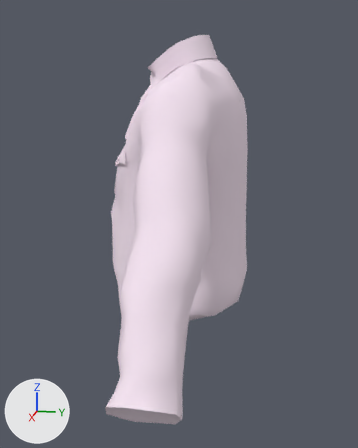
Renders of the Blender file _workfiles/cop.blend from each side of a commit.
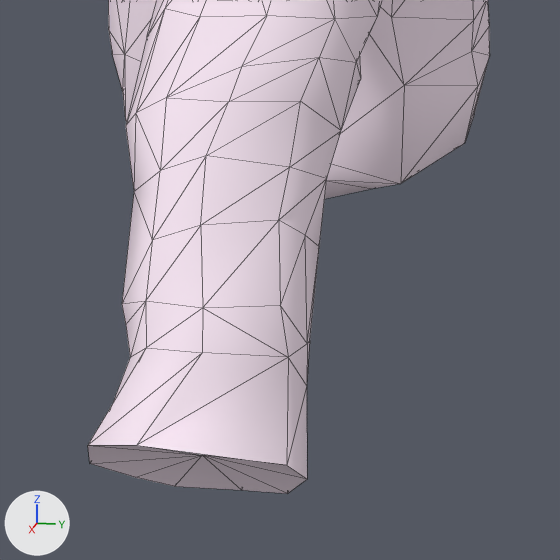
Old and new are each drawn whole from a 50 mm lens placed at (47.8, 9.4, 58.3), pointed at (1.1, 0.1, 46.6) and again close up on the part from 21% to 76% of the width and 56% to 100% of the height. Every picture has the same lights, and +X, +Y and +Z are marked at lower left. The close-ups show mesh edges as thin lines.

Names of what the first close-up shows: 'nypdmale_07_b_body'.
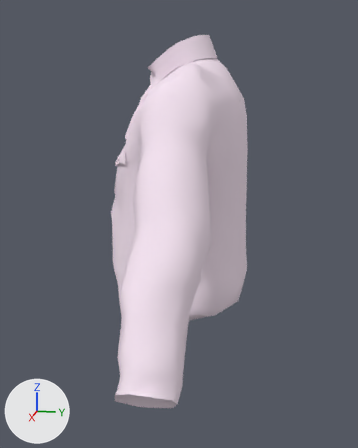
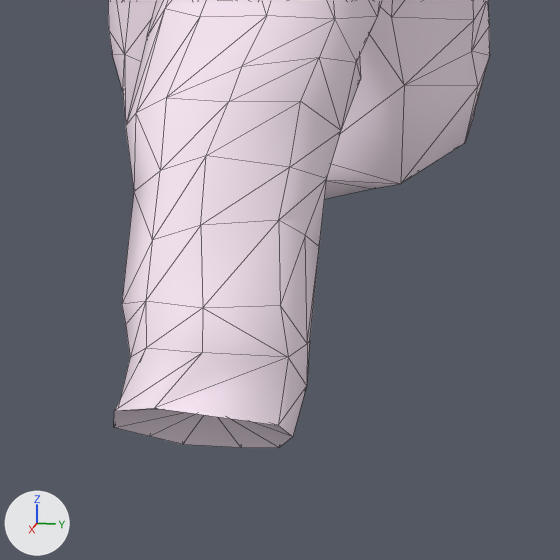
What differs and where, as boxes [x1, y1, x2, y2] in the close-ups (560 x 560 px; the box of a moved part takes in the faces that stretch with it):
'nypdmale_07_b_body', reshaped: before [88, 0, 490, 494]; after [108, 0, 490, 448]
part 1 of me_nypdmale_07_b_body, moved or reshaped: before [88, 348, 307, 494]; after [114, 348, 307, 448]

What the commit changed:
me_nypdmale_07_b_body has 699 vertices, 1386 faces and spans x -24.3..24.3, y -6.8..6.8, z 38.2..64.3.
me_nypdmale_07_b_body is used by ob_nypdmale_07_b_body; location (0.0, 0.0, 0.0).
Part 1, on me_nypdmale_07_b_body:
Vertex 234 of me_nypdmale_07_b_body moves from (21.5, 1.4, 38.8) at pixel (174, 486) to (21.2, 1.5, 39.7) at pixel (182, 444).
Vertex 235 of me_nypdmale_07_b_body moves from (21.8, 0.6, 39.2) at pixel (135, 477) to (21.5, 0.9, 40.0) at pixel (149, 436).
Vertex 236 of me_nypdmale_07_b_body moves from (22.4, -0.2, 39.8) at pixel (89, 463) to (22.0, 0.2, 40.4) at pixel (113, 427).
Vertex 241 of me_nypdmale_07_b_body moves from (21.4, 2.9, 38.8) at pixel (241, 490) to (21.1, 2.8, 39.7) at pixel (240, 447).
Vertex 242 of me_nypdmale_07_b_body moves from (23.4, 0.1, 41.0) at pixel (87, 445) to (22.8, 0.5, 41.4) at pixel (114, 410).
Vertex 244 of me_nypdmale_07_b_body moves from (24.3, 1.5, 41.7) at pixel (136, 445) to (23.5, 1.6, 42.0) at pixel (154, 408).
Vertex 245 of me_nypdmale_07_b_body moves from (23.7, 4.4, 41.3) at pixel (286, 465) to (23.0, 4.1, 41.6) at pixel (278, 425).
Vertex 246 of me_nypdmale_07_b_body moves from (22.4, 4.6, 40.0) at pixel (307, 479) to (21.9, 4.2, 40.7) at pixel (292, 436).
Vertex 247 of me_nypdmale_07_b_body moves from (21.9, 4.0, 39.3) at pixel (287, 493) to (21.5, 3.8, 40.1) at pixel (279, 447).
Vertex 625 of me_nypdmale_07_b_body moves from (22.3, 2.3, 40.3) at pixel (202, 455) to (21.6, 2.3, 41.0).
